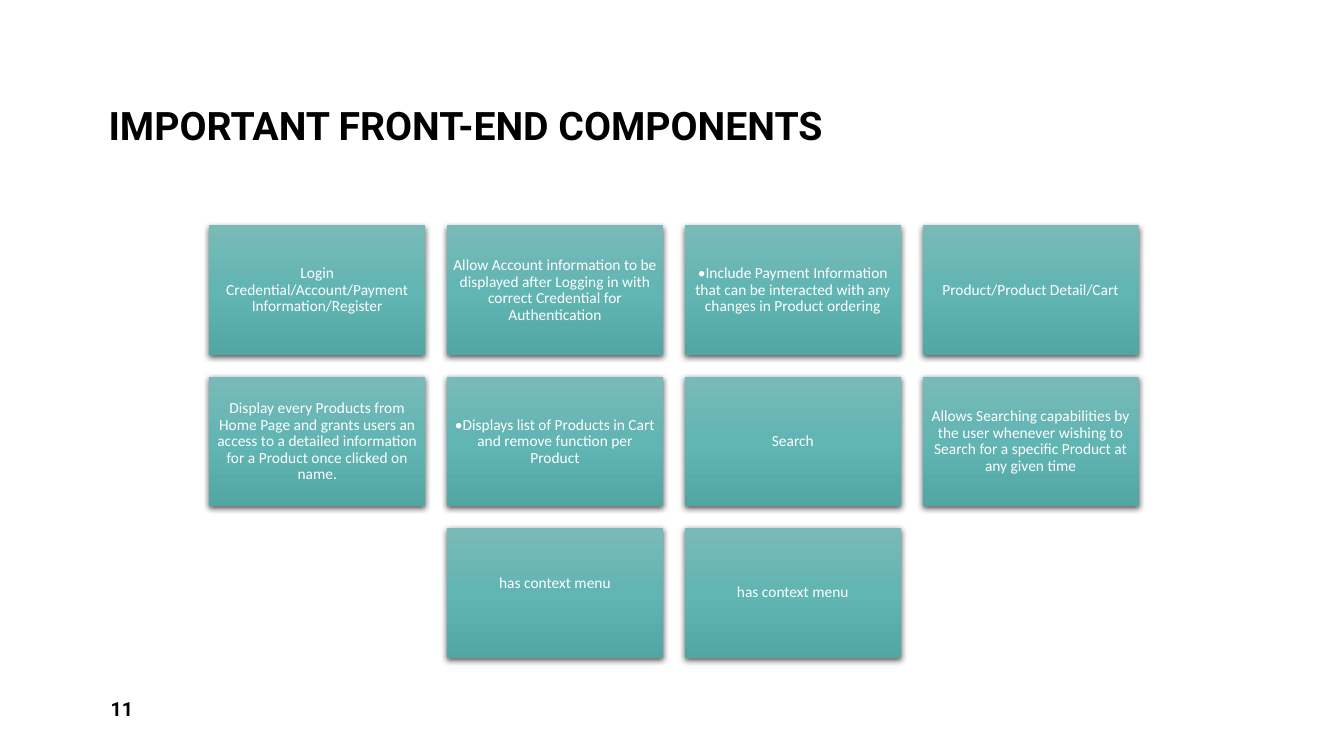
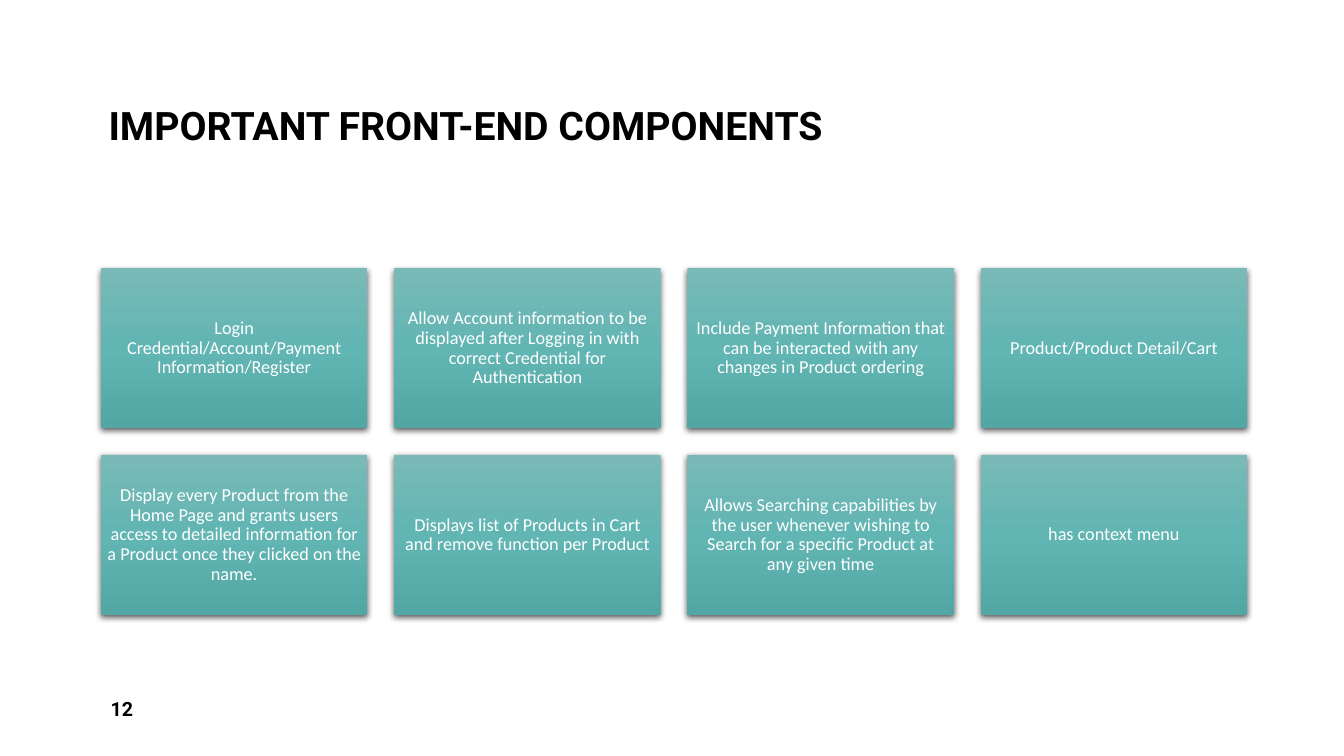
Before and after one commit to ebecke2024/Jungle, a slide deck: slide 12 of Jungle_Presentation.pptx (slide 11 before the commit). Drawn at 1344x756 pixels with LibreOffice and Linux fonts; fonts in the diff are those of the drawing. Boxes give left, top, right and bottom in pixels: in the first picture for what was removed or moved away, otherwise in the second. Text is boxed around its words. In the diff, an @@ line names an element or a change of style, - is before the commit and + after.

Commit message:
updates to powerpoint

```diff
--- a/Jungle_Presentation.pptx
+++ b/Jungle_Presentation.pptx
@@ text "Login Credential/Account/Payment Information/Register": place and size @@
-text "Login Credential/Account/Payment Information/Register" at (226,267,408,314)
+text "Login Credential/Account/Payment Information/Register" at (127,321,341,376)
@@ rectangle: place and size @@
-rectangle at (210,226,425,356)
+rectangle at (101,268,367,429)
@@ text "Allow Account information to be ...": place and size @@
-text "Allow Account information to be ..." at (453,259,657,320)
+text "Allow Account information to be ..." at (408,311,647,383)
@@ rectangle: place and size @@
-rectangle at (447,226,662,356)
+rectangle at (394,268,660,429)
@@ rectangle: place and size @@
-rectangle at (685,226,900,356)
+rectangle at (688,268,954,429)
@@ text "Product/Product Detail/Cart": place and size @@
-text "Product/Product Detail/Cart" at (942,284,1119,296)
+text "Product/Product Detail/Cart" at (1010,341,1218,355)
@@ rectangle: place and size @@
-rectangle at (923,226,1138,356)
+rectangle at (981,268,1247,429)
@@ text at (696,321,945,376): text changed; size 11 to 13 pt @@
-•Include Payment Information that can be interacted with any changes in Product ordering
+Include Payment Information that can be interacted with any changes in Product ordering
@@ rectangle: place and size @@
-rectangle at (210,377,425,507)
+rectangle at (101,455,367,615)
@@ rectangle: place and size @@
-rectangle at (447,528,662,658)
+rectangle at (394,455,660,615)
@@ text "Allows Searching capabilities by the ...": place and size @@
-text "Allows Searching capabilities by the ..." at (932,410,1129,474)
+text "Allows Searching capabilities by the ..." at (704,498,937,573)
@@ rectangle: place and size @@
-rectangle at (685,528,900,658)
+rectangle at (688,455,954,615)
@@ size 11 to 13 pt in 5 elements at (408,311,647,383), (127,321,341,376), (1010,341,1218,355), (704,498,937,573), (1048,527,1180,540) @@
@@ text "has context menu": place and size @@
-text "has context menu" at (499,577,610,588)
+text "has context menu" at (1048,527,1180,540)
@@ rectangle: place and size @@
-rectangle at (923,377,1138,507)
+rectangle at (981,455,1247,615)
@@ text at (107,488,361,580): text changed; size 11 to 13 pt @@
-Display every Products from Home Page and grants users an access to a detailed information for a Product once clicked on name.
+Display every Product from the Home Page and grants users access to detailed information for a Product once they clicked on the name.
@@ text at (405,518,650,553): text changed; size 11 to 13 pt @@
-•Displays list of Products in Cart and remove function per Product
+Displays list of Products in Cart and remove function per Product
@@ group removed at (447,377,900,597): 2 rectangles, 2 texts @@
-Search
-has context menu
@@ page number at (111,702,133,716): text changed @@
-11
+12
```
Also in this commit, not shown: 1 slide added.
